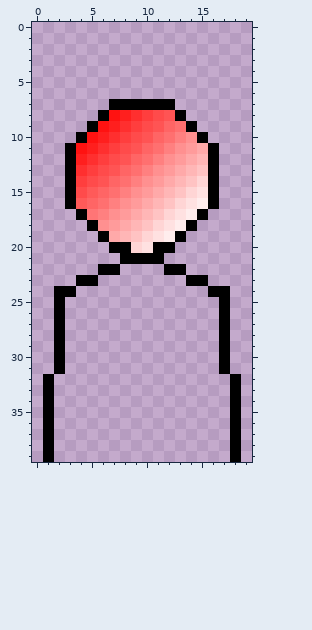
Two states of a pixel-art sprite, trunk/data/tower-laser.png. This is how it looked before the edit.
The file is 20x40 pixels. Colours within 5 levels of each other are drawn and written as one.
New version:
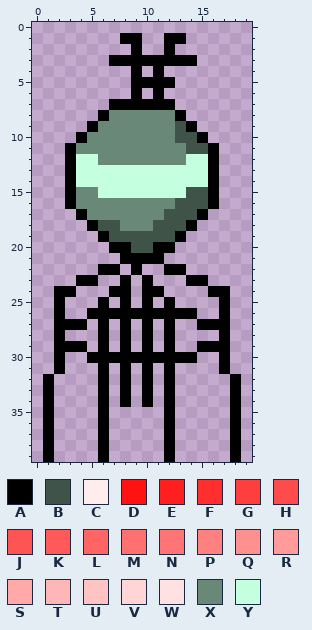
Palette (. is transparent): A #000000  B #405349  C #ffeded  D #ff1211  E #ff1f1e  F #ff2f2f  G #ff3e3e  H #ff4b4b  J #ff5454  K #ff5a59  L #ff6565  M #ff7070  N #ff7576  P #ff8080  Q #ff9090  R #ff9b9b  S #ffa9a9  T #ffb6b6  U #ffc3c3  V #ffd5d5  W #ffe1e1  X #698877  Y #c4ffdf
From old to new:
Changed rows in their new state; - is an unchanged pixel.
first column x 3:
 1 -----AA--AA---
 2 ------A--A----
 3 ----AAAAAAAA--
 4 ------A-A-----
 5 ------AAAA----
 6 ------A-A-----
 8 ----XXXXXX----
 9 ---XXXXXXXB---
10 --XXXXXXXXBB--
11 -XXXXXXXXXXBB-
12 -YYXXXXXXXXYY-
13 -YYYYYYYYYYYY-
14 -YYYYYYYYYYYY-
15 -XXYYYYYYYYBB-
16 -XXXXXXXXXBBB-
17 --XXXXXXXBBB--
18 ---BBXXXBBB---
19 ----BBBBBB----
20 ------BB------
22 ------A-------
23 -----A-A------
24 ----AA-AA-----
25 ---A-A-A-A----
26 --AAAAAAAAAA--
27 AA-A-A-A-A--AA
28 ---A-A-A-A----
29 AA-A-A-A-A--AA
30 --AAAAAAAAAA--
31 ---A-A-A-A----
32 ---A-A-A-A----
33 ---A-A-A-A----
34 ---A-A-A-A----
35 ---A-----A----
36 ---A-----A----
37 ---A-----A----
38 ---A-----A----
39 ---A-----A----
Boxes around the changes in both pictures, in picture pixels (x1, y1, x2, y2):
changed: (65, 33, 219, 462)
